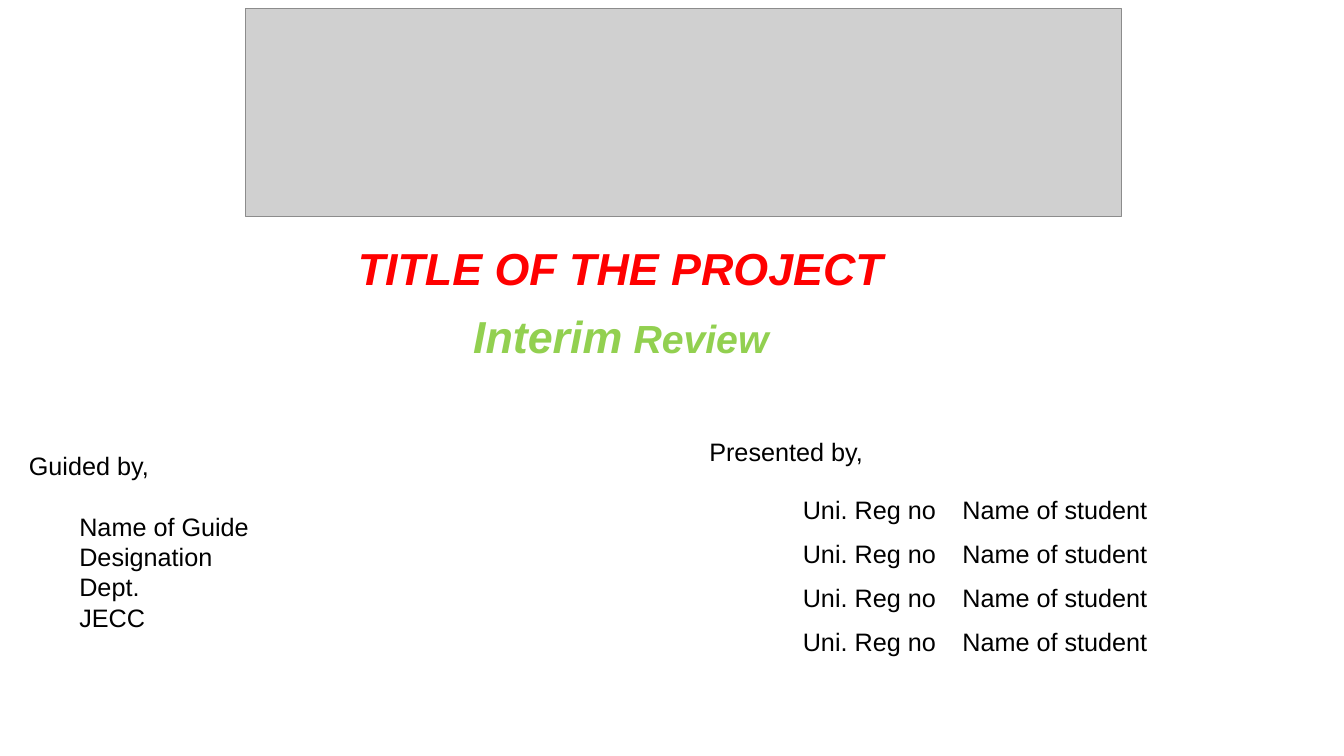
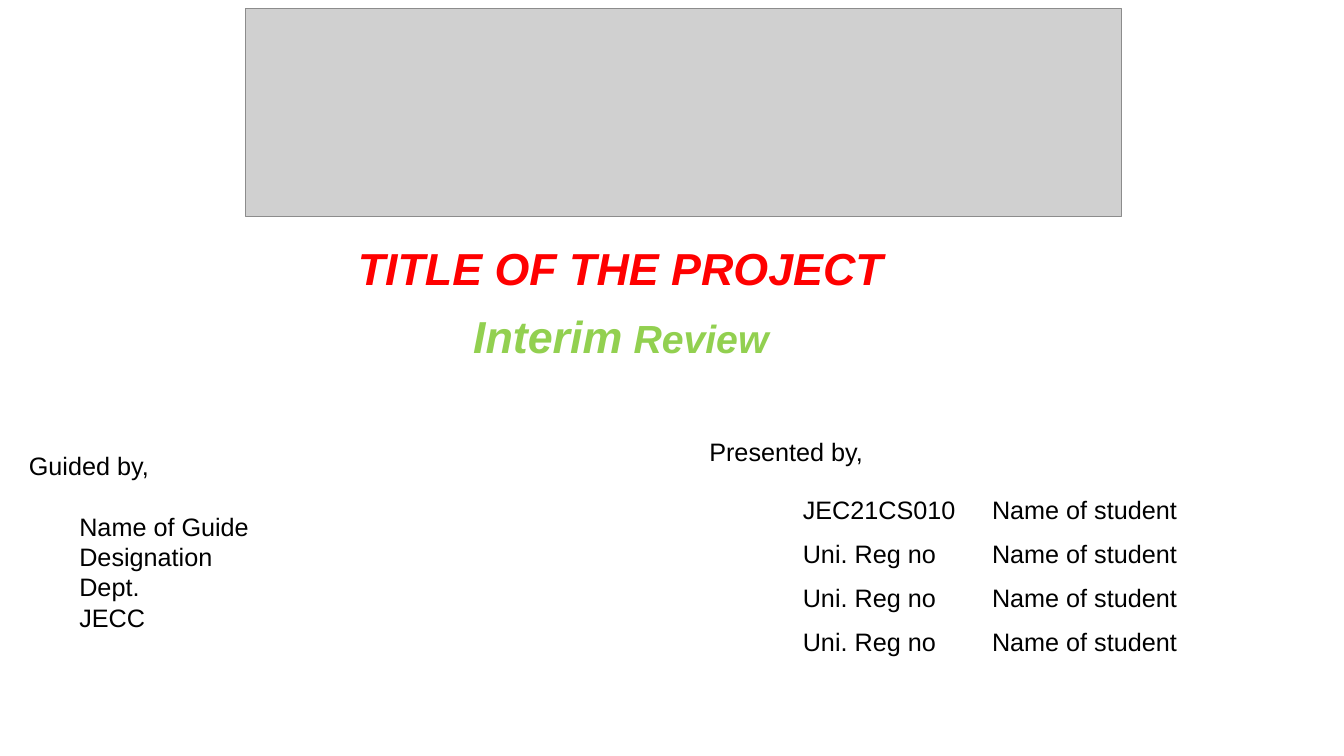
Before and after one commit to AdityaManojA/Class-Vision, a slide deck: slide 1 of Research Related/Phase 1 Project ppt.pptx. Drawn at 1344x756 pixels with LibreOffice and Linux fonts; fonts in the diff are those of the drawing; grey boxes stand for pictures. Boxes give left, top, right and bottom in pixels: in the first picture for what was removed or moved away, otherwise in the second. Text is boxed around its words. In the diff, an @@ line names an element or a change of style, - is before the commit and + after.

Commit message:
ppt update

```diff
--- a/Research Related/Phase 1 Project ppt.pptx
+++ b/Research Related/Phase 1 Project ppt.pptx
@@ table at (792, 491, 1289, 668) @@
+row 1: JEC21CS010 | Name of student
-row 4: Uni. Reg no | Name of student
```
